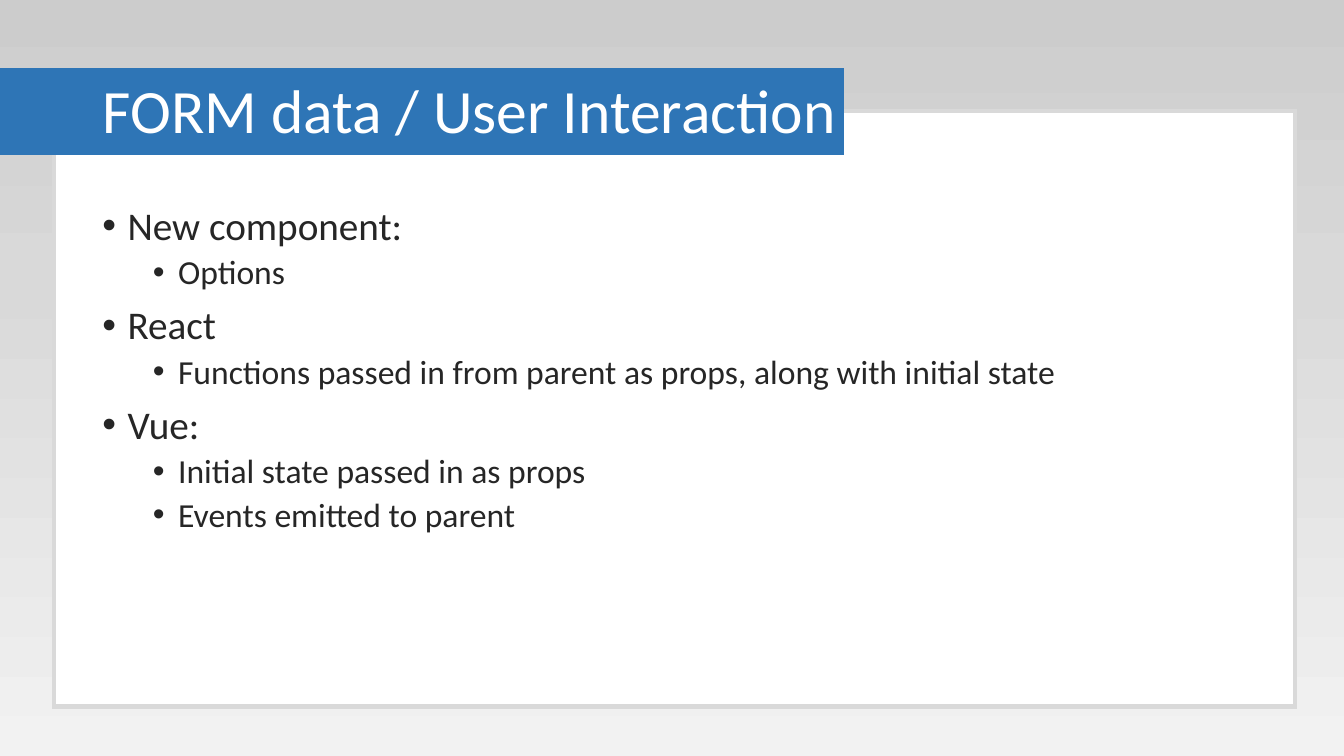
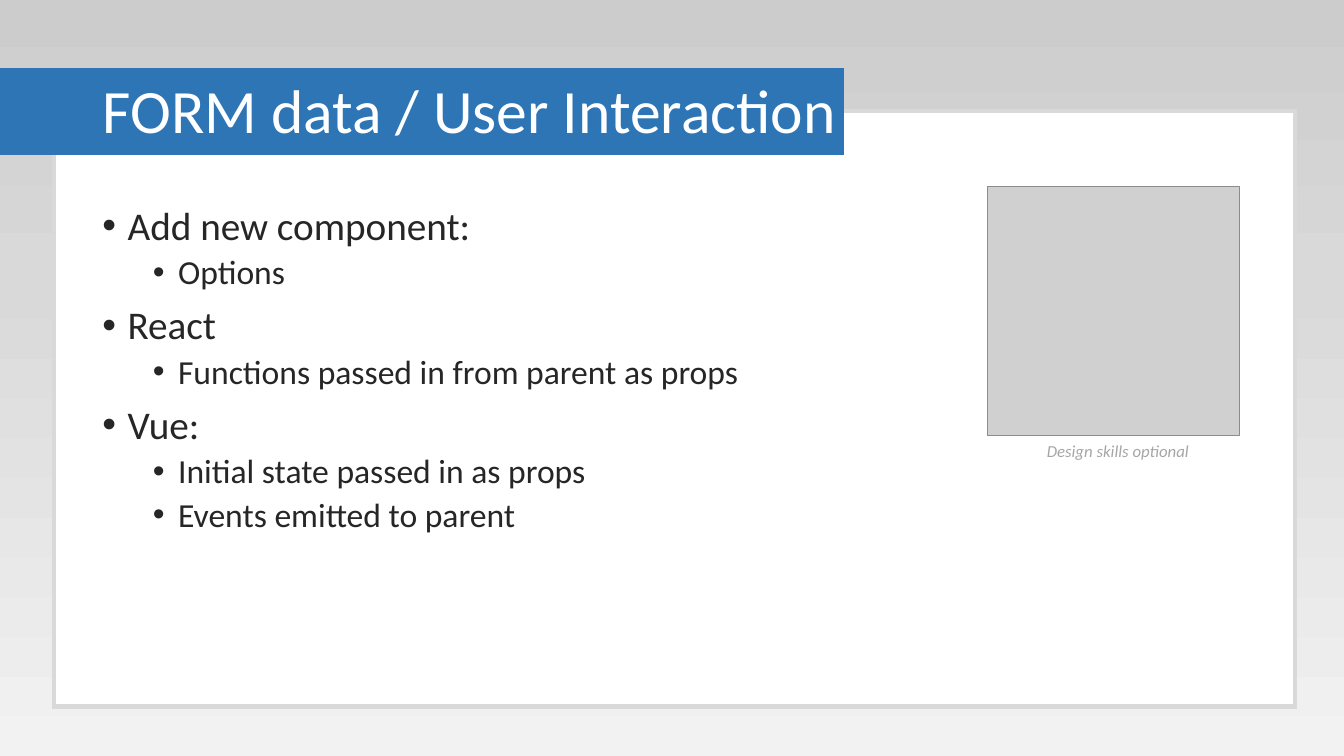
Before and after one commit to Paul-Hadfield/GameOfLife-Talk, a slide deck: slide 43 of Game Of Life Presentation.pptx (slide 25 before the commit). Drawn at 1344x756 pixels with LibreOffice and Linux fonts; fonts in the diff are those of the drawing; grey boxes stand for pictures. Boxes give left, top, right and bottom in pixels: in the first picture for what was removed or moved away, otherwise in the second. Text is boxed around its words. In the diff, an @@ line names an element or a change of style, - is before the commit and + after.

```diff
--- a/Game Of Life Presentation.pptx
+++ b/Game Of Life Presentation.pptx
@@ picture added at (x1=987, y1=187, x2=1239, y2=436) @@
@@ text at (x1=128, y1=212, x2=470, y2=247): text changed @@
-• New component:
+• Add new component:
@@ text at (x1=178, y1=360, x2=738, y2=390): text changed @@
-  • Functions passed in from parent as props, along with initial state
+  • Functions passed in from parent as props
@@ text added at (x1=1047, y1=445, x2=1189, y2=460), 12 pt, text #A6A6A6, italic @@
+Design skills optional
```
Also in this commit, not shown: 8 other slides changed, 19 slides added, 1 slide removed.
